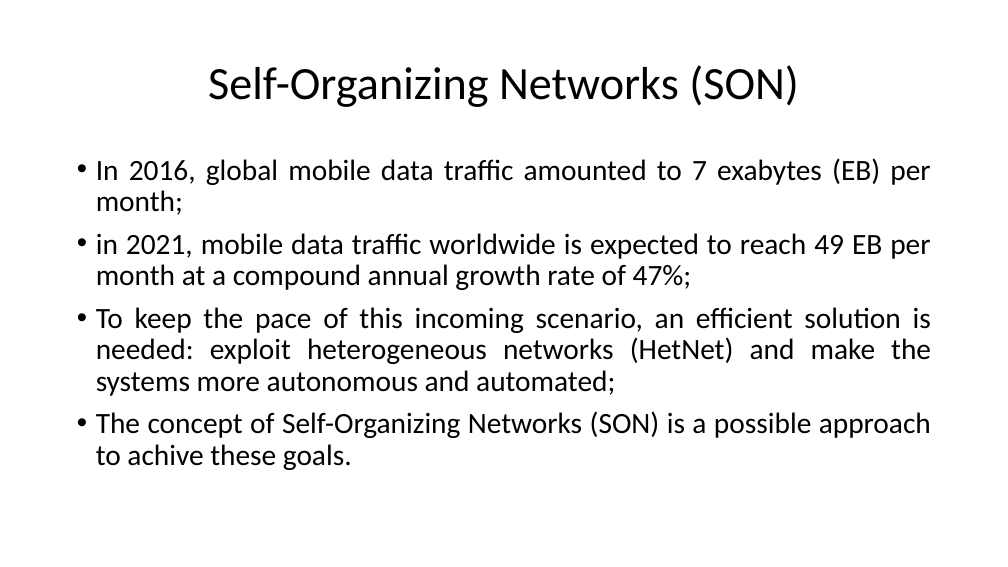
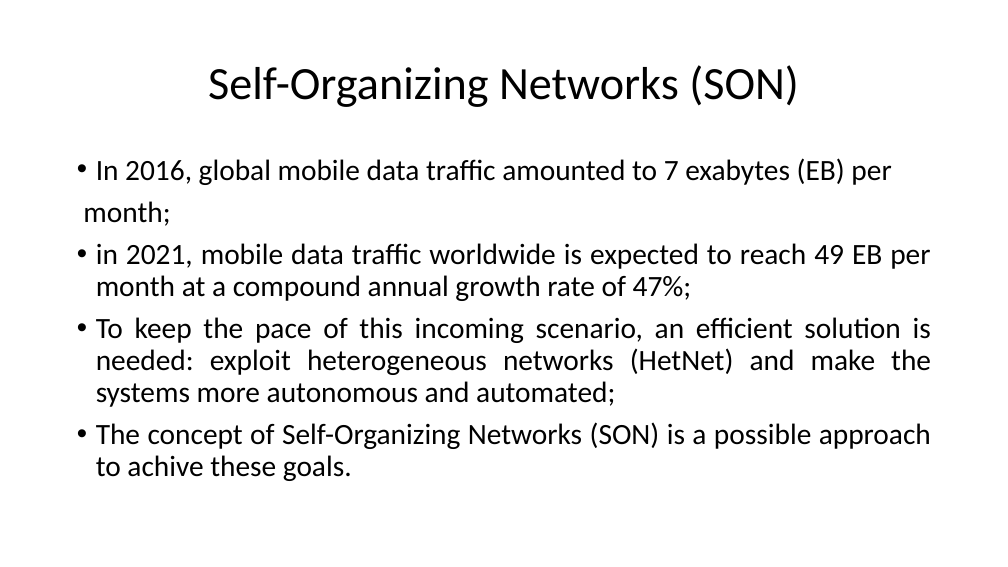
Before and after one commit to marcantonio14/Latex-writing, a slide deck: slide 2 of Self-Organizing Networks in LTE.pptx. Drawn at 1008x567 pixels with LibreOffice and Linux fonts; fonts in the diff are those of the drawing. Boxes give left, top, right and bottom in pixels: in the first picture for what was removed or moved away, otherwise in the second. Text is boxed around its words. In the diff, an @@ line names an element or a change of style, - is before the commit and + after.

```diff
--- a/Self-Organizing Networks in LTE.pptx
+++ b/Self-Organizing Networks in LTE.pptx
@@ text at [83, 158, 891, 226]: text changed @@
-• In 2016, global mobile data traffic amounted to 7 exabytes (EB) per month;
+• In 2016, global mobile data traffic amounted to 7 exabytes (EB) per
+month;
```
Also in this commit, not shown: 2 other slides changed.
